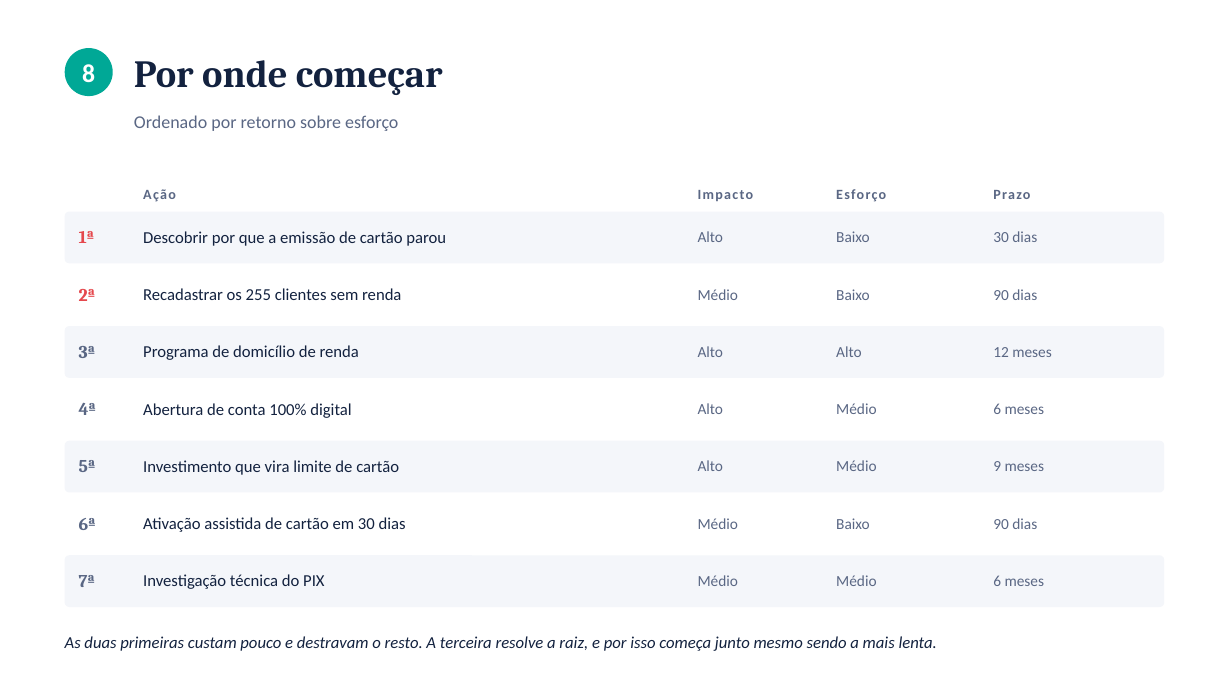
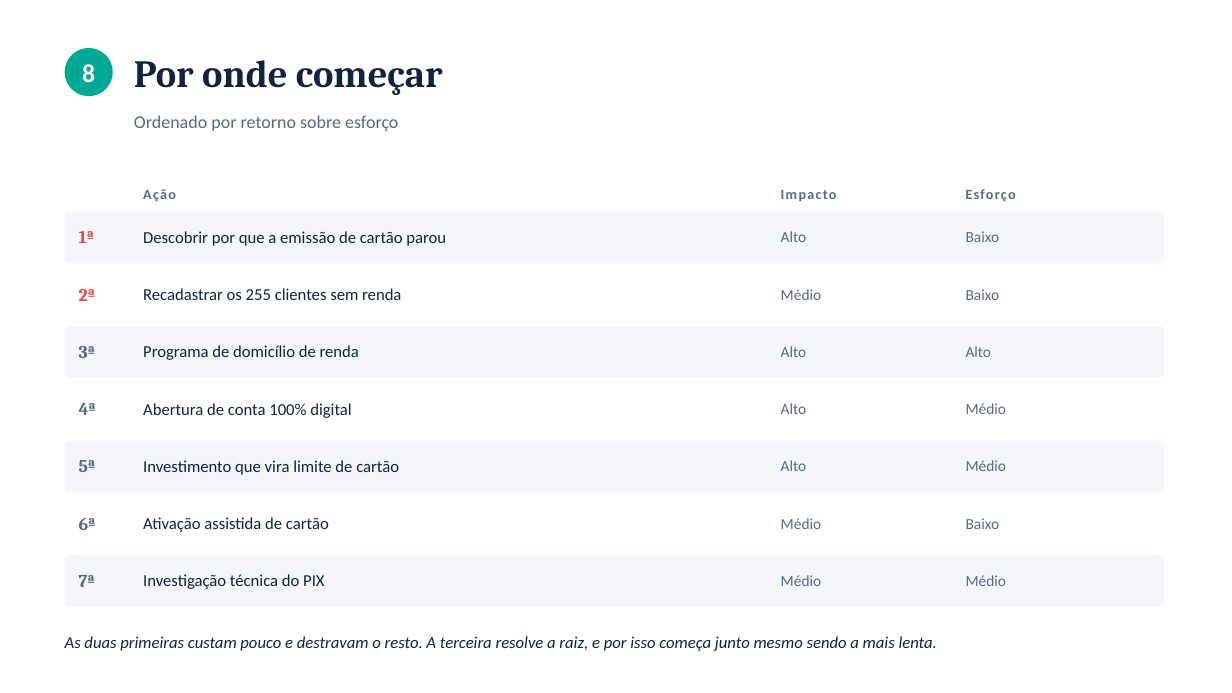
Before and after one commit to Kadayann/Master-Card-Challenge, a slide deck: slide 10 of Priceless_Bank_Apresentacao.pptx. Drawn at 1232x693 pixels with LibreOffice and Linux fonts; fonts in the diff are those of the drawing. Boxes give left, top, right and bottom in pixels: in the first picture for what was removed or moved away, otherwise in the second. Text is boxed around its words. In the diff, an @@ line names an element or a change of style, - is before the commit and + after.

```diff
--- a/Priceless_Bank_Apresentacao.pptx
+++ b/Priceless_Bank_Apresentacao.pptx
@@ text "Impacto": place and size @@
-text "Impacto" at bbox=[698, 190, 754, 201]
+text "Impacto" at bbox=[781, 190, 837, 201]
@@ text "Esforço": place and size @@
-text "Esforço" at bbox=[836, 189, 886, 202]
+text "Esforço" at bbox=[966, 189, 1016, 202]
@@ text removed at bbox=[993, 190, 1030, 199] @@
-Prazo
@@ text "Alto": place and size @@
-text "Alto" at bbox=[698, 231, 723, 242]
+text "Alto" at bbox=[781, 231, 806, 242]
@@ text "Baixo": place and size @@
-text "Baixo" at bbox=[836, 231, 870, 242]
+text "Baixo" at bbox=[966, 231, 1000, 242]
@@ text removed at bbox=[993, 231, 1037, 242] @@
-30 dias
@@ text "Médio": place and size @@
-text "Médio" at bbox=[698, 289, 738, 300]
+text "Médio" at bbox=[781, 289, 821, 300]
@@ text "Baixo": place and size @@
-text "Baixo" at bbox=[836, 289, 870, 300]
+text "Baixo" at bbox=[966, 289, 1000, 300]
@@ text removed at bbox=[993, 289, 1037, 300] @@
-90 dias
@@ text "Alto": place and size @@
-text "Alto" at bbox=[836, 346, 861, 357]
+text "Alto" at bbox=[781, 346, 806, 357]
@@ text "Alto": place and size @@
-text "Alto" at bbox=[698, 346, 723, 357]
+text "Alto" at bbox=[966, 346, 991, 357]
@@ text removed at bbox=[993, 347, 1052, 357] @@
-12 meses
@@ text "Alto": place and size @@
-text "Alto" at bbox=[698, 403, 723, 414]
+text "Alto" at bbox=[781, 403, 806, 414]
@@ text "Médio": place and size @@
-text "Médio" at bbox=[836, 403, 876, 414]
+text "Médio" at bbox=[966, 403, 1006, 414]
@@ text removed at bbox=[993, 403, 1045, 414] @@
-6 meses
@@ text "Alto": place and size @@
-text "Alto" at bbox=[698, 460, 723, 471]
+text "Alto" at bbox=[781, 460, 806, 471]
@@ text "Médio": place and size @@
-text "Médio" at bbox=[836, 460, 876, 471]
+text "Médio" at bbox=[966, 460, 1006, 471]
@@ text removed at bbox=[993, 461, 1045, 471] @@
-9 meses
@@ text "Médio": place and size @@
-text "Médio" at bbox=[698, 518, 738, 529]
+text "Médio" at bbox=[781, 518, 821, 529]
@@ text "Baixo": place and size @@
-text "Baixo" at bbox=[836, 518, 870, 529]
+text "Baixo" at bbox=[966, 518, 1000, 529]
@@ text at bbox=[143, 517, 329, 532]: text changed @@
-Ativação assistida de cartão em 30 dias
+Ativação assistida de cartão
@@ text removed at bbox=[993, 518, 1037, 529] @@
-90 dias
@@ text "Médio": place and size @@
-text "Médio" at bbox=[836, 575, 876, 586]
+text "Médio" at bbox=[781, 575, 821, 586]
@@ text "Médio": place and size @@
-text "Médio" at bbox=[698, 575, 738, 586]
+text "Médio" at bbox=[966, 575, 1006, 586]
@@ text removed at bbox=[993, 575, 1045, 586] @@
-6 meses
```
Also in this commit, not shown: 1 other slide changed, 18 other files.
